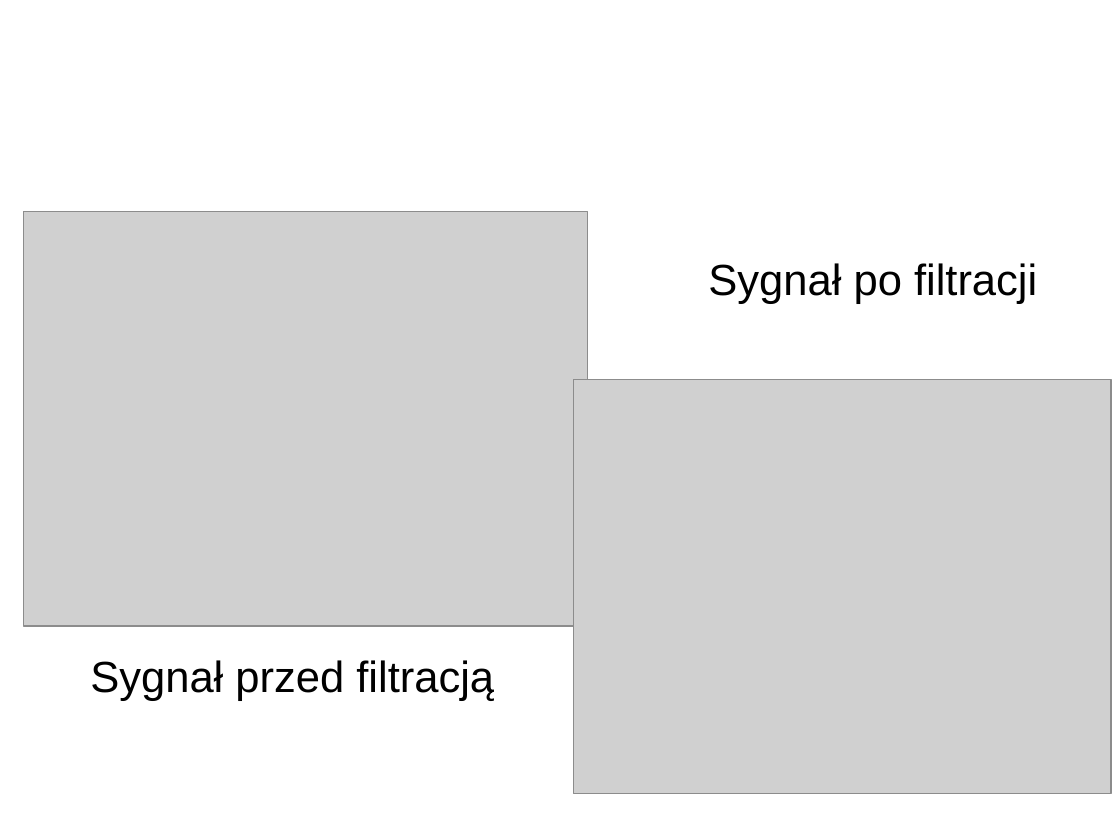
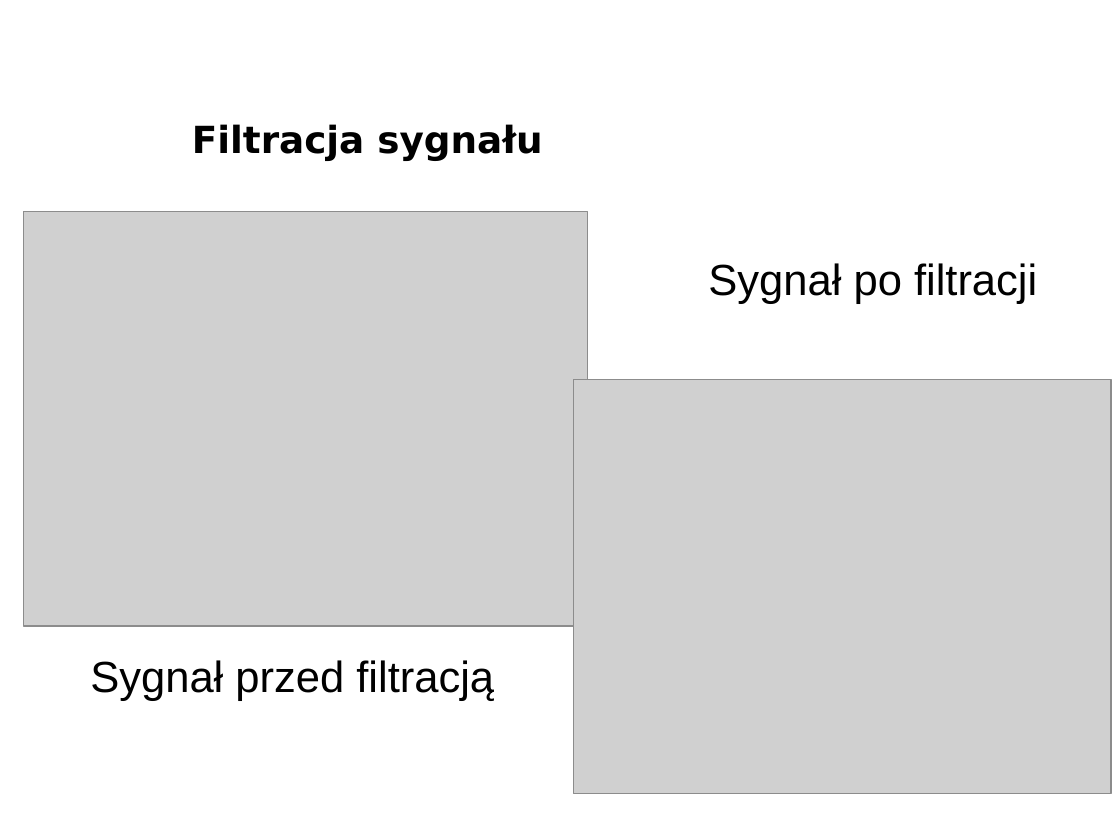
Before and after one commit to pawcio16m/MasterThesis_QTIntervalsCalc, a slide deck: slide 7 of PrezentacjaMagisterska.odp. Drawn at 1120x840 pixels with LibreOffice and Linux fonts; fonts in the diff are those of the drawing; grey boxes stand for pictures; background and template pictures are left out. Boxes give left, top, right and bottom in pixels: in the first picture for what was removed or moved away, otherwise in the second. Text is boxed around its words. In the diff, an @@ line names an element or a change of style, - is before the commit and + after.

```diff
--- a/PrezentacjaMagisterska.odp
+++ b/PrezentacjaMagisterska.odp
@@ title added at <box>192,124,542,160</box>, 24 pt, text #000000, bold @@
+Filtracja sygnału
```
Also in this commit, not shown: 8 other slides changed, 1 other file.
